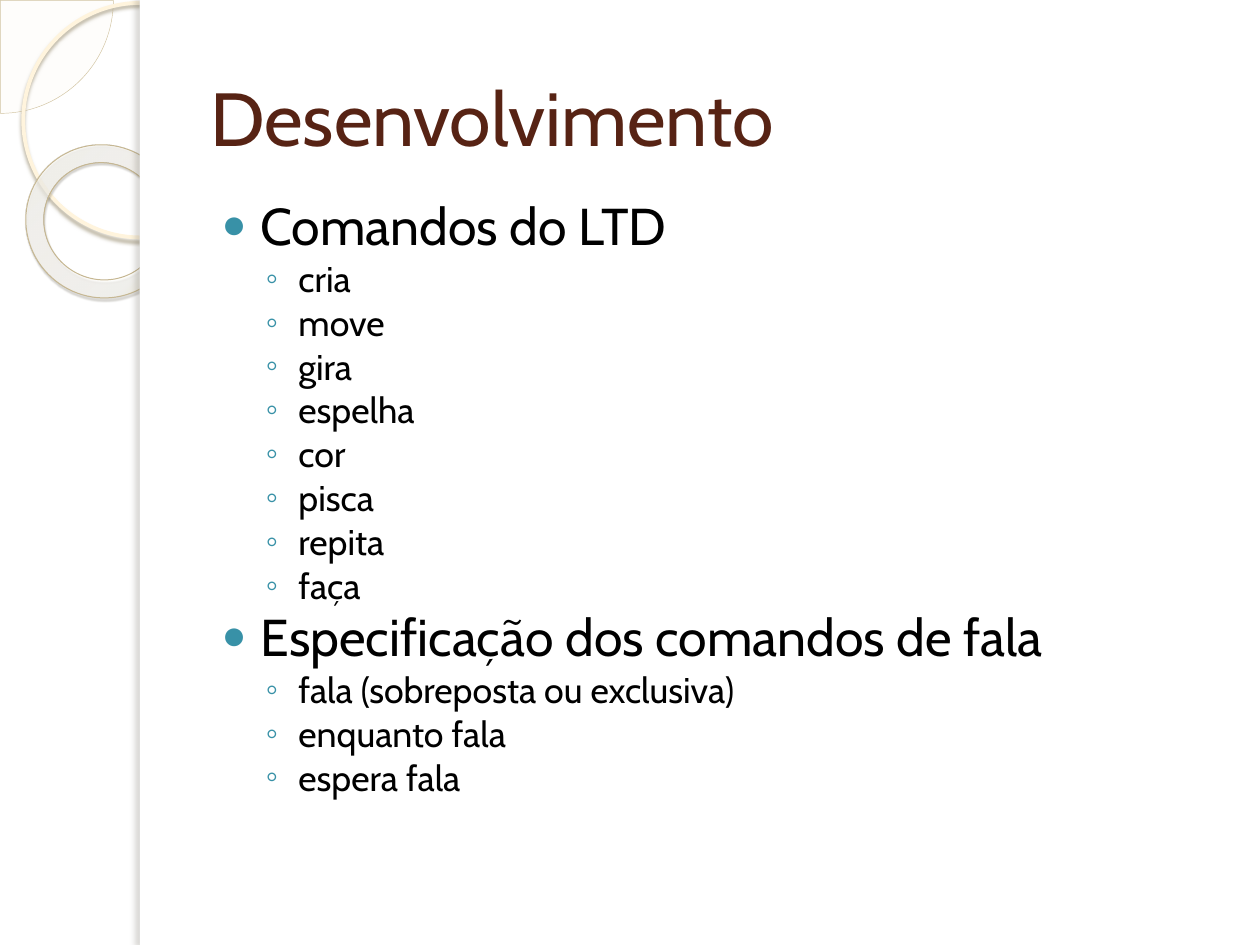
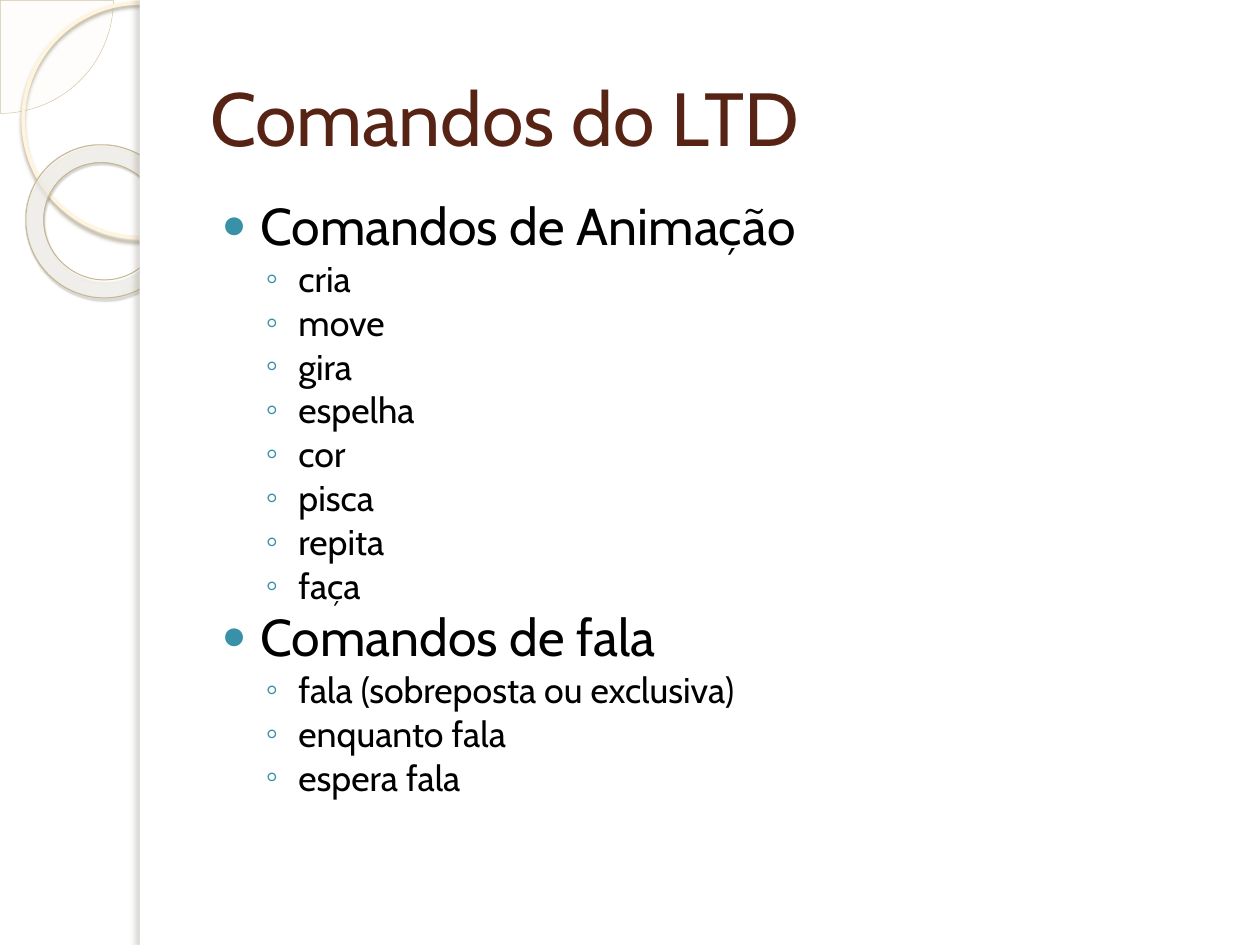
Before and after one commit to wendeldavid/soundwave, a slide deck: slide 15 of docs/tcc/Implementação de Suporta à Programação e Interpretação da.pptx. Drawn at 1260x945 pixels with LibreOffice and Linux fonts; fonts in the diff are those of the drawing; background and template pictures are left out. Boxes give left, top, right and bottom in pixels: in the first picture for what was removed or moved away, otherwise in the second. Text is boxed around its words. In the diff, an @@ line names an element or a change of style, - is before the commit and + after.

```diff
--- a/docs/tcc/Implementação de Suporta à Programação e Interpretação da.pptx
+++ b/docs/tcc/Implementação de Suporta à Programação e Interpretação da.pptx
@@ title at box(210, 89, 799, 147): text changed @@
-Desenvolvimento
+Comandos do LTD
@@ text at box(261, 206, 796, 255): text changed @@
-● Comandos do LTD
+● Comandos de Animação
@@ text at box(261, 617, 656, 657): text changed @@
-● Especificação dos comandos de fala
+● Comandos de fala
```
Also in this commit, not shown: 5 other slides changed, 7 slides added, 2 slides removed.
